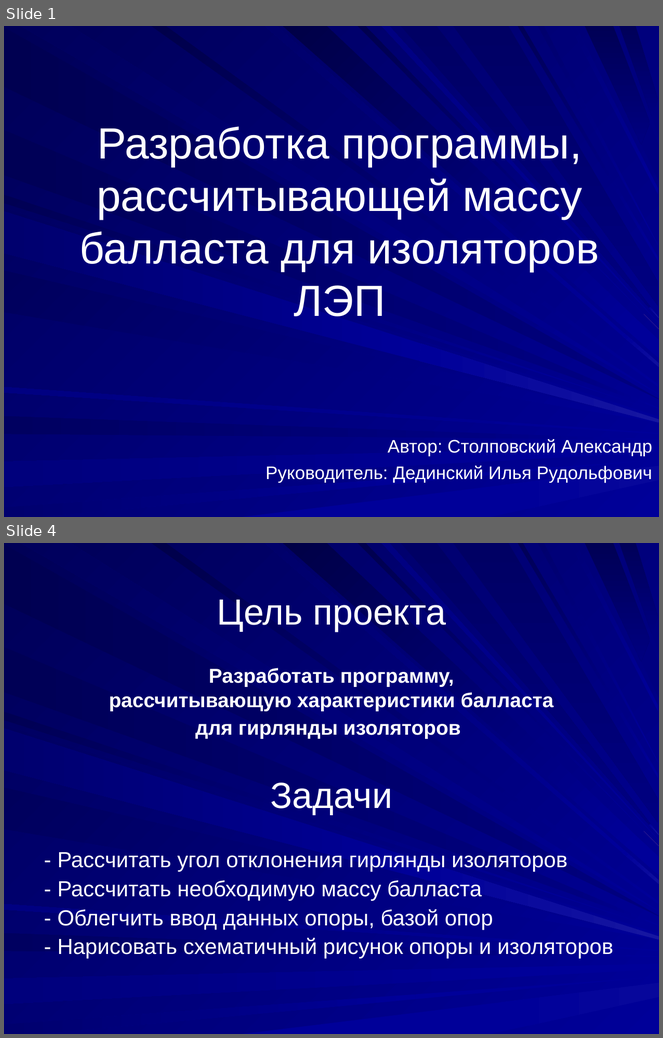
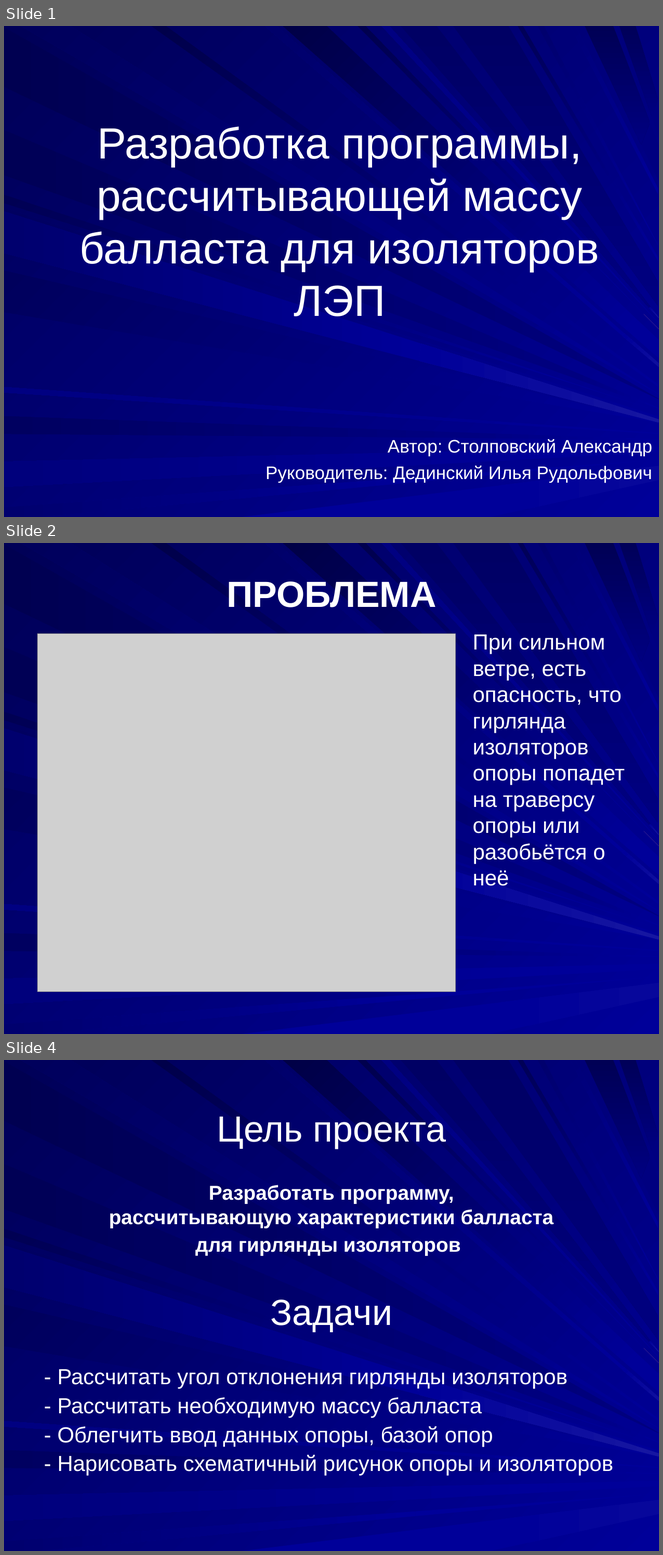
Before and after one commit to aleks311001/Project, a slide deck: Проект.ppt. Shown one above the other, each under a label of ours: slides 1 and 4 before the commit, slides 1, 2 and 4 after it; the slides between them are not shown. The pictures are 663x1038 and 663x1555 pixels, drawn with LibreOffice and Linux fonts; fonts in the diff are those of the drawing; grey boxes stand for pictures. Boxes give left, top, right and bottom in pixels: in the first picture for what was removed or moved away, otherwise in the second. Text is boxed around its words. In the diff, an @@ line names an element or a change of style, - is before the commit and + after.

```diff
--- a/Проект.ppt
+++ b/Проект.ppt
@@ slide 2 added at [4,543,659,1034], background gradient #000099 to #000057; not listed: 37 template elements that a slide beside it also shows @@
@@ text added at [227,581,436,607], 40 pt, text #FFFFFF, bold @@
+ПРОБЛЕМА
@@ picture added at [37,634,455,992] @@
@@ text added at [473,635,625,886], 24 pt, text #FFFFFF @@
+При сильном ветре, есть опасность, что гирлянда изоляторов опоры попадет на траверсу опоры или разобьётся о неё
```
Also in this commit, not shown: 2 slides changed, 5 other slides added, 5 slides removed, 21 other files.
